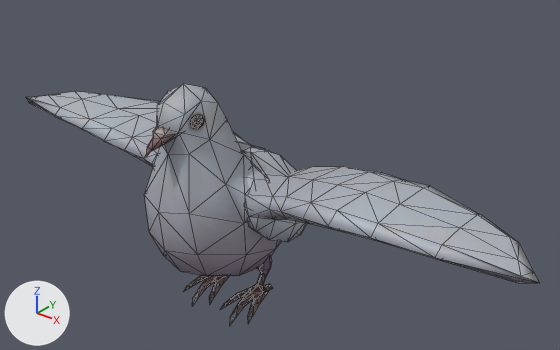
The glTF model public/models/Bird (Cloud)/Bird (Cloud).glb: old version first, new version second.
Before and after are seen from a 50 mm lens placed at (0.936, -1.01, 0.936), pointed at (0.037, 0.113, 0.24). The axes (+X, +Y, +Z) are drawn at lower left. The lights are the same throughout. The older version comes first. Mesh edges are drawn as thin lines. Where no turn or scale is listed for an object, it has been applied to the vertices. Vertices at exactly the same position are counted once.

Objects in the first picture: 'BirdCity__BodyMT', 'LegOpen__BodyMT'.
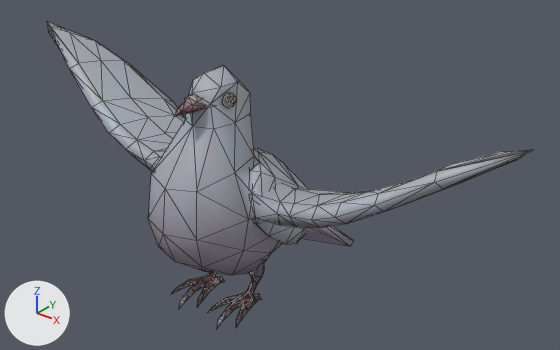
What the commit changed:
me_birdcity__bodymt is used by ob_birdcity__bodymt; location (0.0, 0.0, 0.0).
me_birdcity__bodymt had 274 vertices, 514 faces and spanned x -0.634..0.634, y -0.206..0.366, z 0.05..0.489.
me_birdcity__bodymt now has 274 vertices, 514 faces and spans x -0.578..0.578, y -0.181..0.338, z 0.0..0.497.
me_birdcity__bodymt part 1: the loose piece of 25 vertices spanning x -0.031..0.031, y -0.206..-0.14, z 0.385..0.434 is turned -22 degrees about the x axis through its middle, then moved by (0.0, 0.079, 0.037).
me_birdcity__bodymt part 2: the loose piece of 21 vertices spanning x 0.035..0.045, y -0.131..-0.105, z 0.418..0.444 is turned -22 degrees about the x axis through its middle, then moved by (0.0, 0.083, 0.015).
me_birdcity__bodymt part 3: 207 of 274 vertices moved; they spanned x -0.634..0.634, y -0.188..0.366, z 0.05..0.489 and now span x -0.578..0.578, y -0.181..0.338, z 0.0..0.497; mean shift (0.0, 0.018, 0.011); largest move (-0.634, -0.02, 0.294) -> (-0.578, 0.028, 0.477).
Other edits to the shape of me_birdcity__bodymt do not show in these pictures.
me_legopen__bodymt is used by ob_legopen__bodymt; location (0.0, 0.0, 0.0).
me_legopen__bodymt had 175 vertices, 330 faces and spanned x -0.143..0.143, y -0.078..0.27, z -0.027..0.326.
me_legopen__bodymt now has 175 vertices, 330 faces and spans x -0.143..0.143, y -0.107..0.248, z -0.018..0.321.
me_legopen__bodymt part 4: the whole mesh is turned -10 degrees about the x axis through its middle, then moved by (0.0, -0.011, -0.016).

Pixel boxes [x1, y1, x2, y2] of what changed, in the pictures (560 x 350 px; the box of a moved part takes in the faces that stretch with it):
'BirdCity__BodyMT', reshaped (27% taller): before [26, 84, 540, 283]; after [47, 22, 532, 275]
'LegOpen__BodyMT', moved, turned: before [183, 141, 307, 325]; after [171, 148, 308, 328]
part 1 of me_birdcity__bodymt, moved or reshaped: before [146, 126, 178, 156]; after [175, 94, 208, 116]
part 2 of me_birdcity__bodymt, moved or reshaped: before [191, 115, 204, 128]; after [223, 94, 235, 107]
part 3 of me_birdcity__bodymt, moved or reshaped: before [26, 84, 540, 283]; after [47, 22, 532, 275]
